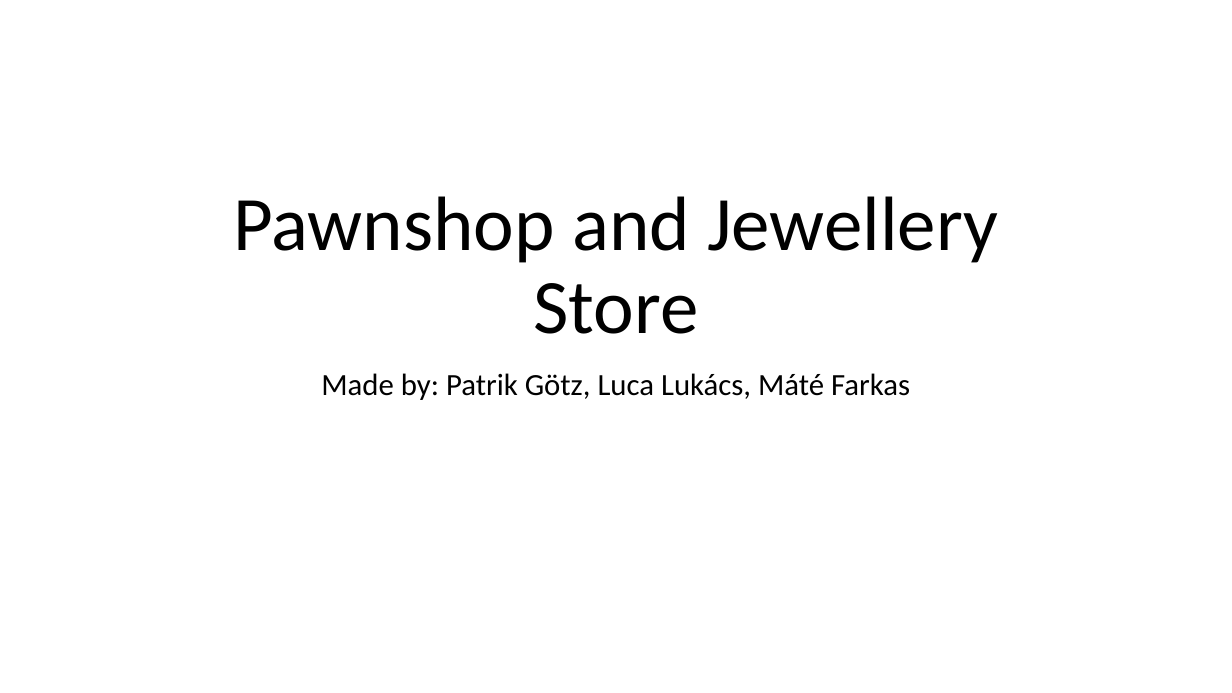
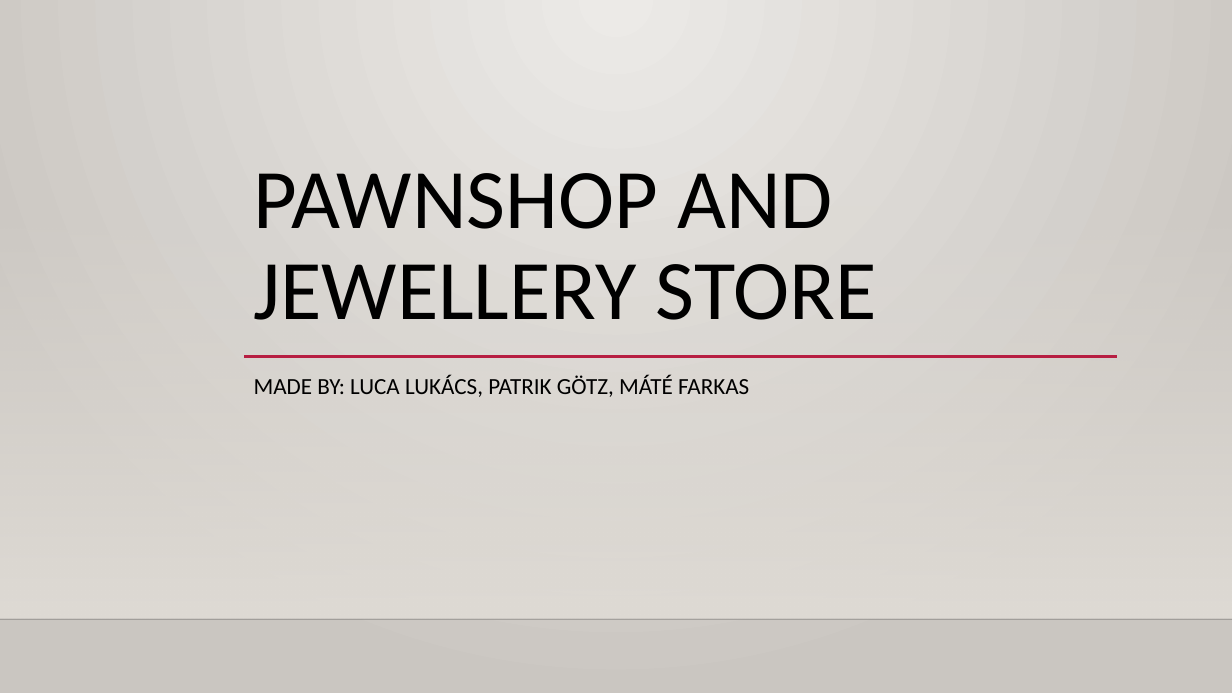
Before and after one commit to Luluemzi/Zaloghaz, a slide deck: slide 1 of Pawnshop_and_Jewelry_Store.pptx. Drawn at 1232x693 pixels with LibreOffice and Linux fonts; fonts in the diff are those of the drawing; background and template pictures are left out. Boxes give left, top, right and bottom in pixels: in the first picture for what was removed or moved away, otherwise in the second. Text is boxed around its words. In the diff, an @@ line names an element or a change of style, - is before the commit and + after.

```diff
--- a/Pawnshop_and_Jewelry_Store.pptx
+++ b/Pawnshop_and_Jewelry_Store.pptx
@@ background #FFFFFF to gradient #ECEAE7 to #CAC7C1 @@
@@ title at [254,173,877,320]: text changed; size 60 to 66 pt @@
-Pawnshop and Jewellery Store
+PAWNSHOP AND JEWELLERY STORE
@@ rectangle added at [0,204,1232,619], fill gradient #DFDBD5 @@
@@ line added from (244, 357) to (1117, 357), #B71E42 2.5 pt @@
@@ subtitle at [254,375,749,397]: text changed; size 24 to 18 pt @@
-Made by: Patrik Götz, Luca Lukács, Máté Farkas
+MADE BY: LUCA LUKÁCS, PATRIK GÖTZ, MÁTÉ FARKAS
@@ line added from (0, 619) to (1232, 619), #000001 1 pt @@
```
Also in this commit, not shown: 10 other slides changed, 6 slides added, 2 slides removed, 1 other file.
